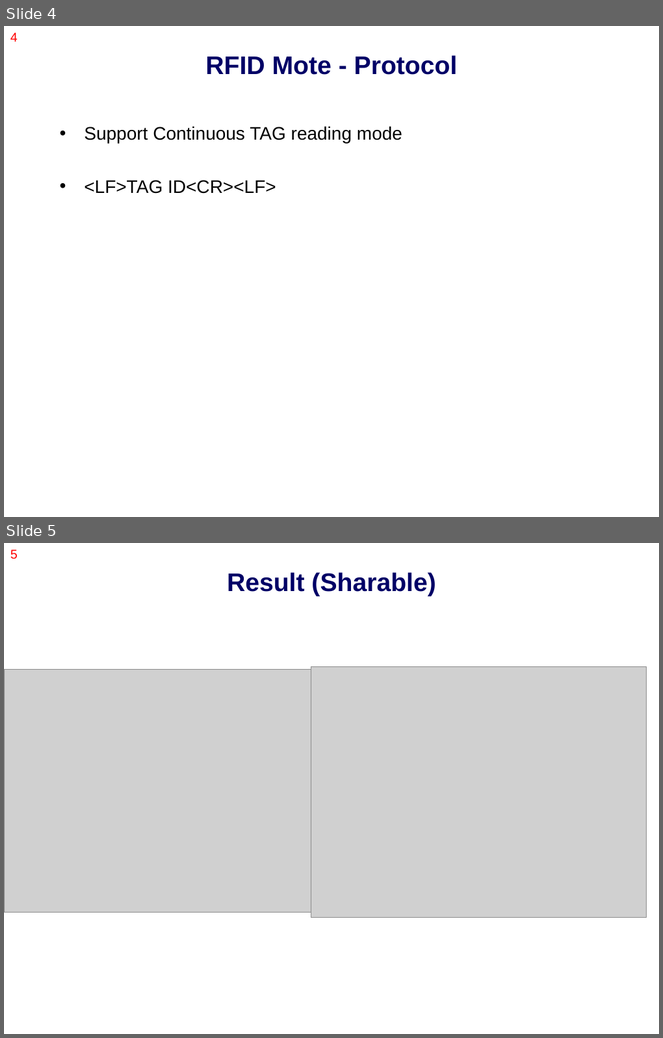
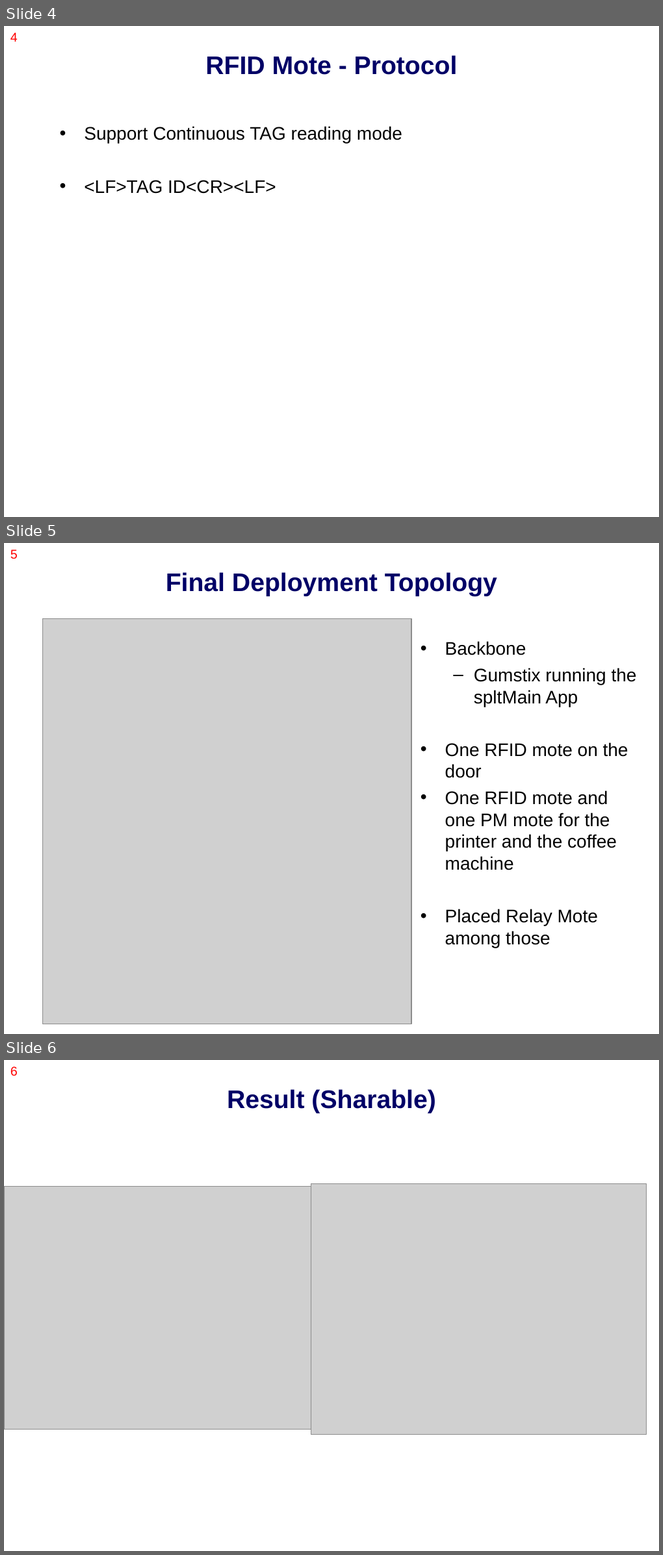
Before and after one commit to nesl/splt, a slide deck: docs/presentation/Final.ppt. Shown one above the other, each under a label of ours: slides 4 and 5 before the commit, slides 4, 5 and 6 after it. The pictures are 663x1038 and 663x1555 pixels, drawn with LibreOffice and Linux fonts; fonts in the diff are those of the drawing; grey boxes stand for pictures. Boxes give left, top, right and bottom in pixels: in the first picture for what was removed or moved away, otherwise in the second. Text is boxed around its words. In the diff, an @@ line names an element or a change of style, - is before the commit and + after.

```diff
--- a/docs/presentation/Final.ppt
+++ b/docs/presentation/Final.ppt
@@ slide 5 added at [4,543,659,1034], background #FFFFFF @@
@@ page number added at [10,549,18,559], 14 pt, text #FF0000 @@
+5
@@ title added at [166,572,497,596], 28 pt, text #000066, bold @@
+Final Deployment Topology
@@ picture added at [42,618,412,1024] @@
@@ text added at [445,641,637,948], 20 pt, text #000000 @@
+• Backbone
+  – Gumstix running the spltMain App
+• One RFID mote on the door
+• One RFID mote and one PM mote for the printer and the coffee machine
+• Placed Relay Mote among those
@@ what was slide 5 is now slide 6 @@
@@ page number at [10,1066,18,1076]: text changed @@
-5
+6
```
Also in this commit, not shown: 2 slides changed.
